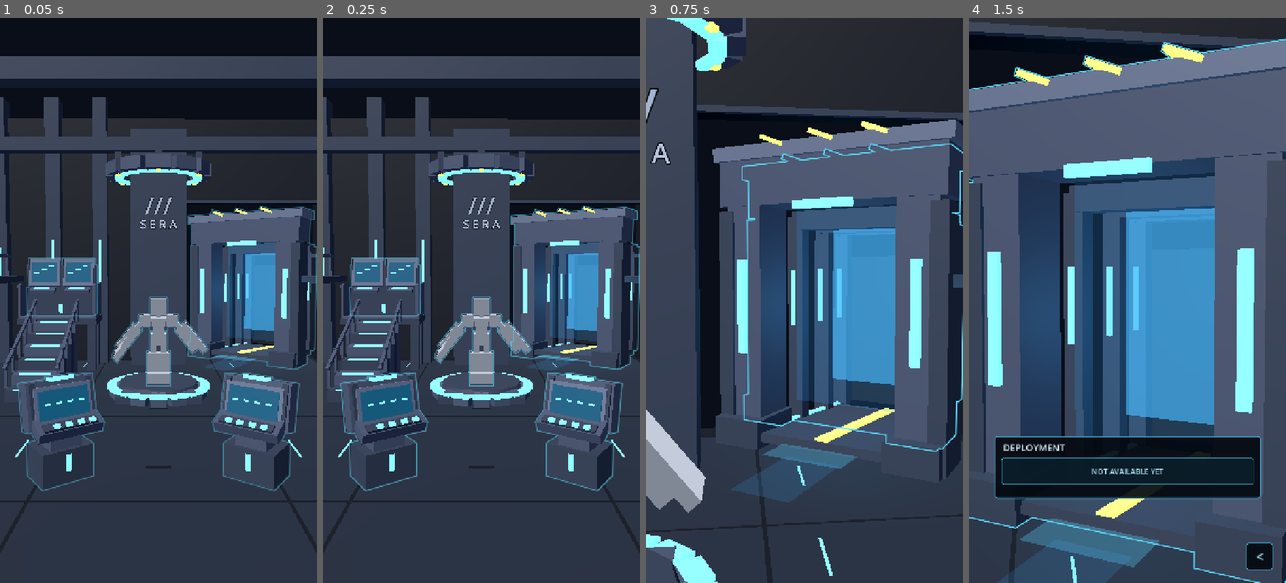
Above: before the commit, frames 1-4 (left to right).
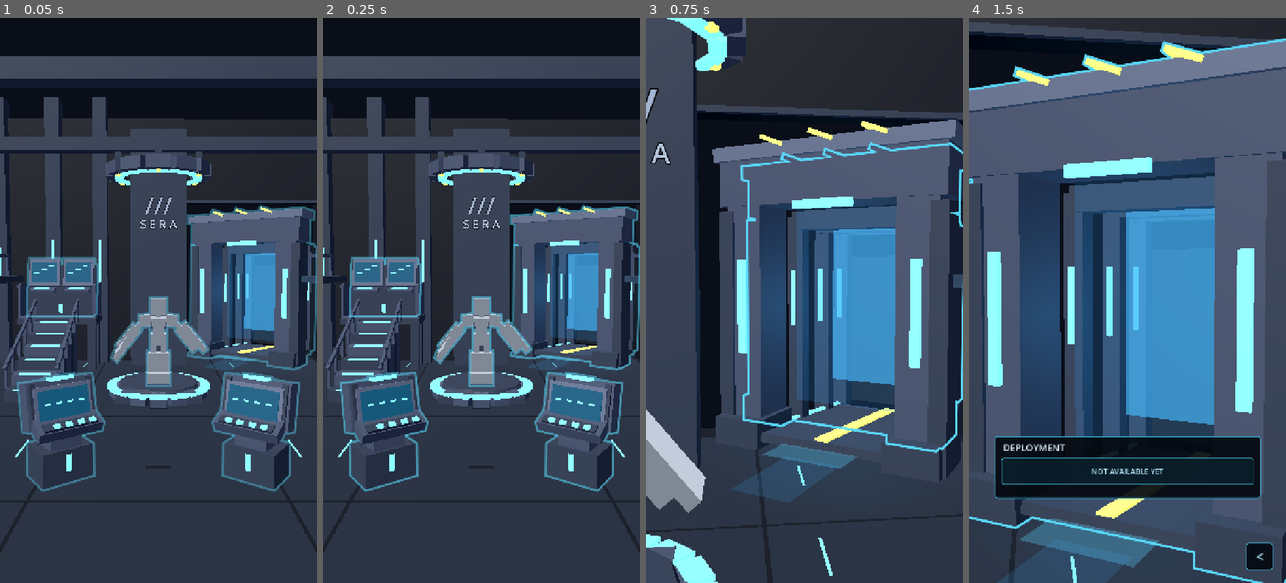
Above: after the commit, the same moments.

Repository: shejklgaia-png/-
Game: Godot game, scene res://scenes/command_nexus.tscn
The game is run twice, just before and just after one commit, with the same random seed, the same clock (stepped at 60 frames per second) and the same inputs. This scene is started directly instead of the project's main scene.
Inputs (mouse positions are in pixels of both pictures, inside the frame that each line leads up to):
- Up to frame 1 (0.05 s): no input
- Up to frame 2 (0.25 s): no input
- Up to frame 3 (0.75 s): tap Enter at 0.5 s; move the mouse to (874, 272) at 0.52 s; tap G at 0.6 s; click (874, 272) at 0.67 s
- Up to frame 4 (1.5 s): tap Space at 0.77, 1.25 s; drag from (1064, 328) to (1111, 413) at 1.27 s

The runs differ from the first frame. In frame 1, 1.5% of the frame differs, in the area x 5-100%, y 33-84%; in frame 2, 1.8%; in frame 3, 1.0%; in frame 4, 0.8%.

Commit message:
fix(v127): swap Nexus console actions, mask gate outline behind SERA, widen strokes
* fix(v127): swap front console assignments and clip gate border behind SERA in screen space

* feat(v127): increase silhouette stroke to 4.5/5px; render occluded gate as open clipped segments

* chore(v127): bump SERA version for Nexus contour fixes

* test(v127): keep prior focus and model contour checks valid after console mapping update

* test(v127): keep prior focus and model contour checks valid after console mapping update

* test(v127): verify swapped front-console menus, SERA gate occlusion and thick selection strokes

* docs(v127): record console mapping, SERA gate occlusion and thicker selection borders

* docs(v127): record menu swap, occlusion-aware gate lines and protected assets

Diff:
--- a/project.godot
+++ b/project.godot
@@ -14,7 +14,7 @@
 
 [application]
 
-config/name="SERA v126 - Model Silhouette Focus"
+config/name="SERA v127 - Nexus Occluded Contours"
 run/main_scene="res://scenes/launch_menu.tscn"
 config/features=PackedStringArray("4.7", "GL Compatibility")
 
--- a/scripts/command_nexus.gd
+++ b/scripts/command_nexus.gd
@@ -1,5 +1,5 @@
 extends Node3D
-# v126: model-derived silhouettes, cached low-cost contour pulses and bottom-right back.
+# v127: swapped kiosk destinations; depth-aware projected gate contour behind SERA.
 # Keep the v125 camera/touch logic and v124 Blockbench geometry and gate light spill.
 const Modules = preload("res://assets/base_command_modules.gd")
 const SeraRig = preload("res://scripts/sera_rig.gd")
@@ -34,10 +34,10 @@
 
 # Authored close-up compositions; no camera shake, flash, zoom blur or particles.
 var focus_views: Dictionary = {
-    "TRAINING": {"eye": Vector3(-1.90, 2.35, 5.10),
+    "TRAINING": {"eye": Vector3(1.90, 2.35, 5.10),
+        "look": Vector3(1.95, 1.36, 1.25), "fov": 48.0},
+    "SYSTEM": {"eye": Vector3(-1.90, 2.35, 5.10),
         "look": Vector3(-1.95, 1.36, 1.25), "fov": 48.0},
-    "SYSTEM": {"eye": Vector3(1.90, 2.35, 5.10),
-        "look": Vector3(1.95, 1.36, 1.25), "fov": 48.0},
     "CUSTOMIZE": {"eye": Vector3(0.0, 2.90, 2.00),
         "look": Vector3(0.0, 2.00, -4.75), "fov": 43.0},
     "DATA ARCHIVE": {"eye": Vector3(-3.90, 4.20, -2.20),
@@ -90,7 +90,7 @@
     var selected_shape := ""
     match name:
         "kiosk":
-            selected_shape = "TRAINING" if at.x < 0.0 else "SYSTEM"
+            selected_shape = "SYSTEM" if at.x < 0.0 else "TRAINING"
         "data_bank":
             selected_shape = "DATA ARCHIVE"
         "deployment_gate":
@@ -419,6 +419,48 @@
     elif target_parts.has(focused_target):
         contours[focused_target] = _project_model_contour(focused_target)
     outline.set("polygons", contours)
+    # These outlines are drawn in 2D on top of the 3D view. Clip ONLY the
+    # distant gate's visible stroke against the nearer SERA body so its border
+    # cannot show through SERA. Clip POLYLINES rather than polygons: clipping
+    # polygons would create an unwanted border along SERA's silhouette.
+    var visible_strokes: Dictionary = {}
+    if contours.has("DEPLOYMENT"):
+        var sera_masks: Array = contours.get("CUSTOMIZE", [])
+        if sera_masks.is_empty():
+            sera_masks = _project_model_contour("CUSTOMIZE")
+        visible_strokes["DEPLOYMENT"] = _clip_gate_strokes(
+            contours["DEPLOYMENT"], sera_masks)
+    outline.set("clipped_strokes", visible_strokes)
+
+func _clip_gate_strokes(gate_shapes: Array, occluders: Array) -> Array[PackedVector2Array]:
+    var visible: Array[PackedVector2Array] = []
+    # Only run when the camera moved or the viewport changed; blinking merely
+    # changes stroke alpha/width and never recomputes the clipping geometry.
+    var masks: Array[PackedVector2Array] = []
+    for shape in occluders:
+        var expanded: Array[PackedVector2Array] = Geometry2D.offset_polygon(
+            shape, 4.0, Geometry2D.JOIN_MITER)
+        masks.append_array(expanded)
+    for shape in gate_shapes:
+        if shape.size() < 3:
+            continue
+        var closed := PackedVector2Array(shape)
+        closed.append(shape[0])
+        var remaining: Array[PackedVector2Array] = [closed]
+        for mask in masks:
+            if remaining.is_empty():
+                break
+            var next_segments: Array[PackedVector2Array] = []
+            var mask_bounds := _polygon_bounds(mask)
+            for segment in remaining:
+                if not _polygon_bounds(segment).intersects(mask_bounds):
+                    next_segments.append(segment)
+                else:
+                    next_segments.append_array(
+                        Geometry2D.clip_polyline_with_polygon(segment, mask))
+            remaining = next_segments
+        visible.append_array(remaining)
+    return visible
 
 func _project_model_contour(target_name: String) -> Array[PackedVector2Array]:
     var result: Array[PackedVector2Array] = []
--- a/scripts/nexus_selection_outline.gd
+++ b/scripts/nexus_selection_outline.gd
@@ -1,7 +1,9 @@
 extends Control
-# v126: lightweight, camera-projected outlines of real Blockbench/SERA meshes.
+# v127: thicker camera-projected contours with occlusion-safe gate line fragments.
 # No cloned mesh instances, render passes, particles, glow or screen flashes.
 var polygons: Dictionary = {}
+# Optional open polylines after gate/SERA occlusion (only for DEPLOYMENT).
+var clipped_strokes: Dictionary = {}
 var active_target: String = ""
 var pulse_time: float = 0.0
 
@@ -22,11 +24,19 @@
         var selected: bool = name == active_target
         var alpha := 0.98 if selected else 0.15 + 0.47 * blink
         var stroke := Color(0.35, 0.85, 0.98, alpha)
-        var thickness := 3.0 if selected else 2.5
-        var contours: Array = polygons[name]
-        for shape in contours:
-            if shape.size() < 3:
-                continue
-            var closed := PackedVector2Array(shape)
-            closed.append(shape[0])
-            draw_polyline(closed, stroke, thickness, true)
+        var thickness := 5.0 if selected else 4.5
+        if clipped_strokes.has(name):
+            # Already segmented along SERA's silhouette; never re-close these
+            # lines or a diagonal border would appear through the foreground.
+            var fragments: Array = clipped_strokes[name]
+            for fragment in fragments:
+                if fragment.size() >= 2:
+                    draw_polyline(fragment, stroke, thickness, true)
+        else:
+            var contours: Array = polygons[name]
+            for shape in contours:
+                if shape.size() < 3:
+                    continue
+                var closed := PackedVector2Array(shape)
+                closed.append(shape[0])
+                draw_polyline(closed, stroke, thickness, true)
Not shown, changed: DEVELOPMENT.md
